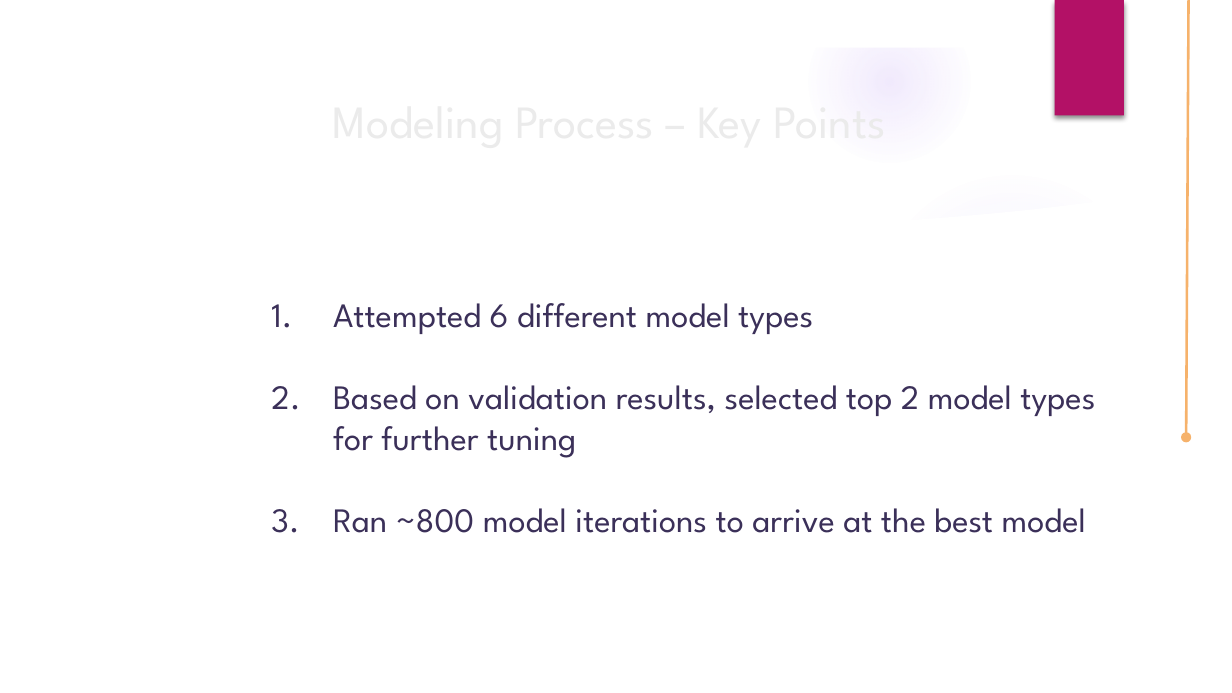
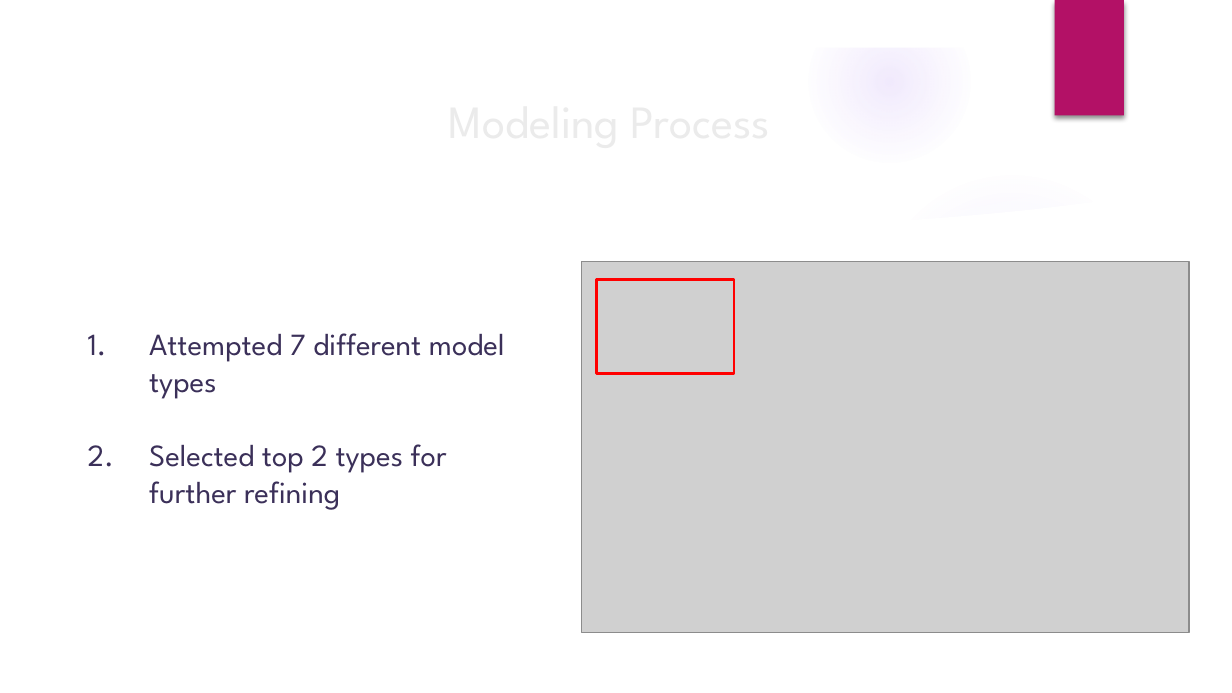
Before and after one commit to AliRampur/Phase-3-Project, a slide deck: slide 6 of Phase 3 Presentation.pptx (slide 4 before the commit). Drawn at 1232x693 pixels with LibreOffice and Linux fonts; fonts in the diff are those of the drawing; grey boxes stand for pictures; background and template pictures are left out. Boxes give left, top, right and bottom in pixels: in the first picture for what was removed or moved away, otherwise in the second. Text is boxed around its words. In the diff, an @@ line names an element or a change of style, - is before the commit and + after.

Commit message:
further updates to readme, pics, ppt and notebook

```diff
--- a/Phase 3 Presentation.pptx
+++ b/Phase 3 Presentation.pptx
@@ arrow removed from (1189, 0) to (1186, 437) @@
@@ title at box(85, 80, 1133, 202): text changed @@
-Modeling Process – Key Points
+Modeling Process
@@ picture added at box(582, 261, 1189, 632) @@
@@ rectangle added at box(596, 280, 733, 373), outline #FF0000 1.5 pt @@
@@ text at box(149, 333, 505, 510): text changed; size 20 to 18 pt @@
-1. Attempted 6 different model types
-2. Based on validation results, selected top 2 model types for further tuning
-3. Ran ~800 model iterations to arrive at the best model
+1. Attempted 7 different model types
+2. Selected top 2 types for further refining
```
Also in this commit, not shown: 6 other slides changed, 4 slides added, 3 slides removed, 11 other files.
